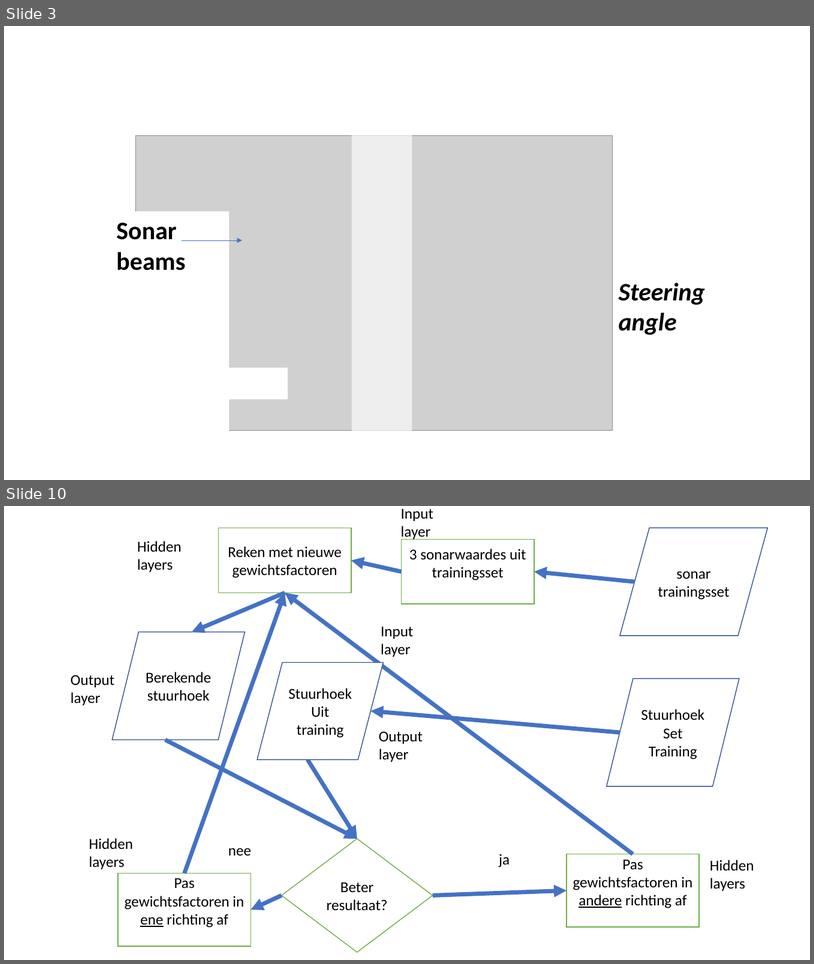
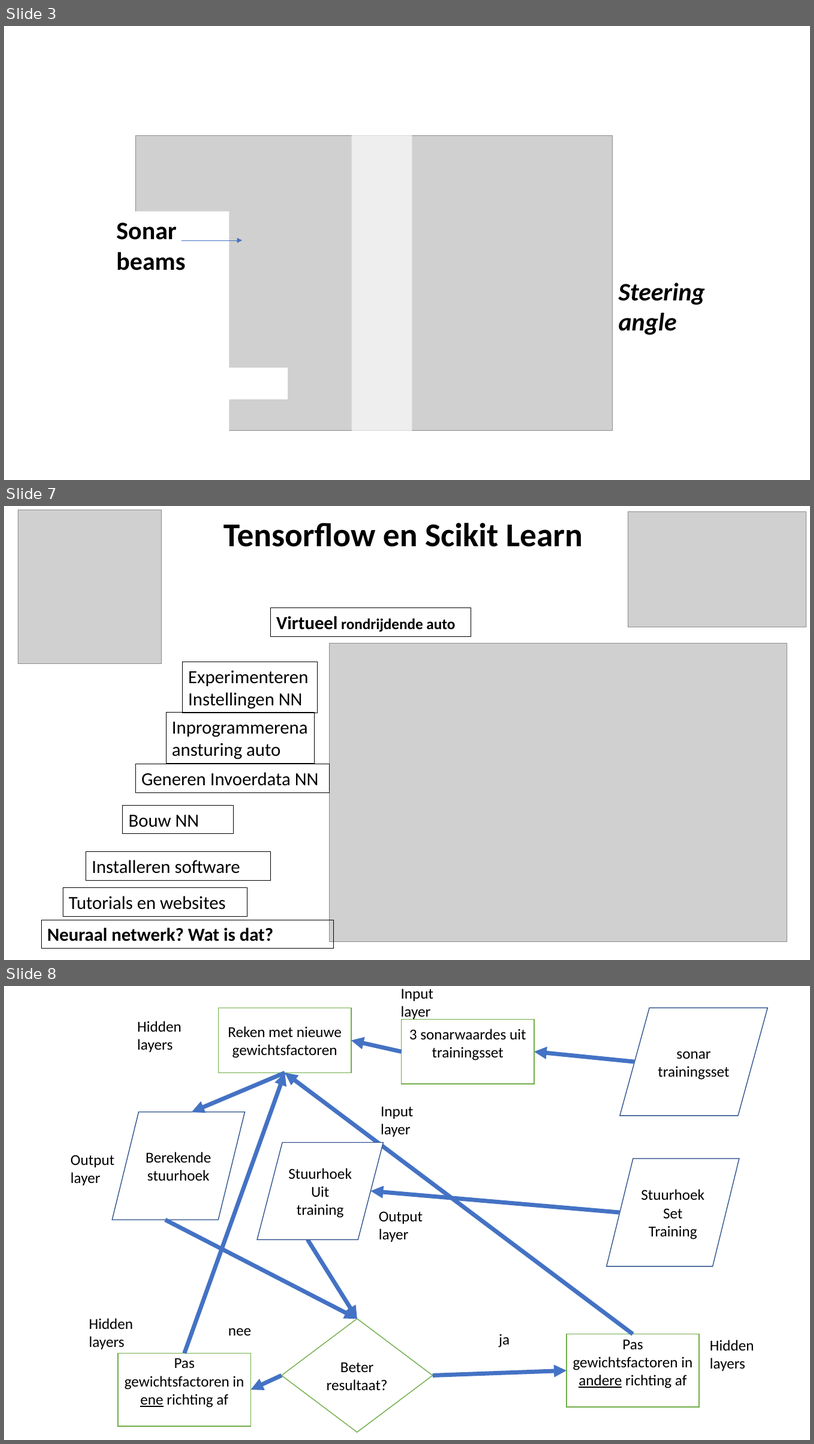
Before and after one commit to MarcRotsaert/MakeAIWork, a slide deck: simpylc/presentatie project 1/Presentatie project 1.pptx. Shown one above the other, each under a label of ours: slides 3 and 10 before the commit, slides 3, 7 and 8 after it; the slides between them are not shown. The pictures are 814x964 and 814x1444 pixels, drawn with LibreOffice and Linux fonts; fonts in the diff are those of the drawing; grey boxes stand for pictures. Boxes give left, top, right and bottom in pixels: in the first picture for what was removed or moved away, otherwise in the second. Text is boxed around its words. In the diff, an @@ line names an element or a change of style, - is before the commit and + after.

```diff
--- a/simpylc/presentatie project 1/Presentatie project 1.pptx
+++ b/simpylc/presentatie project 1/Presentatie project 1.pptx
@@ slide 7 added at bbox=[4, 506, 810, 960], background #FFFFFF @@
@@ picture added at bbox=[18, 510, 162, 663] @@
@@ title added at bbox=[224, 523, 583, 547], 39.6 pt, text #000000, bold @@
+Tensorflow en Scikit Learn
@@ picture added at bbox=[629, 512, 807, 627] @@
@@ rectangle added at bbox=[271, 608, 471, 637], outline #000000 0.75 pt, 18 pt, text #000000, bold @@
+Virtueel rondrijdende auto
@@ picture added at bbox=[329, 643, 788, 942] @@
@@ rectangle added at bbox=[182, 662, 318, 713], outline #000000 0.75 pt, 22 pt, text #000000 @@
+Experimenteren
+Instellingen NN
@@ rectangle added at bbox=[166, 712, 314, 763], outline #000000 0.75 pt, 22 pt, text #000000 @@
+Inprogrammerenaansturing auto
@@ rectangle added at bbox=[135, 765, 329, 793], outline #000000 0.75 pt, 22 pt, text #000000 @@
+Generen Invoerdata NN
@@ rectangle added at bbox=[123, 805, 234, 834], outline #000000 0.75 pt, 22 pt, text #000000 @@
+Bouw NN
@@ rectangle added at bbox=[86, 852, 270, 880], outline #000000 0.75 pt, 22 pt, text #000000 @@
+Installeren software
@@ rectangle added at bbox=[63, 888, 247, 916], outline #000000 0.75 pt, 22 pt, text #000000 @@
+Tutorials en websites
@@ rectangle added at bbox=[42, 920, 333, 948], outline #000000 0.75 pt, 22 pt, text #000000, bold @@
+Neuraal netwerk? Wat is dat?
@@ what was slide 10 is now slide 8 @@
```
Also in this commit, not shown: 3 slides changed, 1 other slide added, 2 slides removed, 8 other files.
